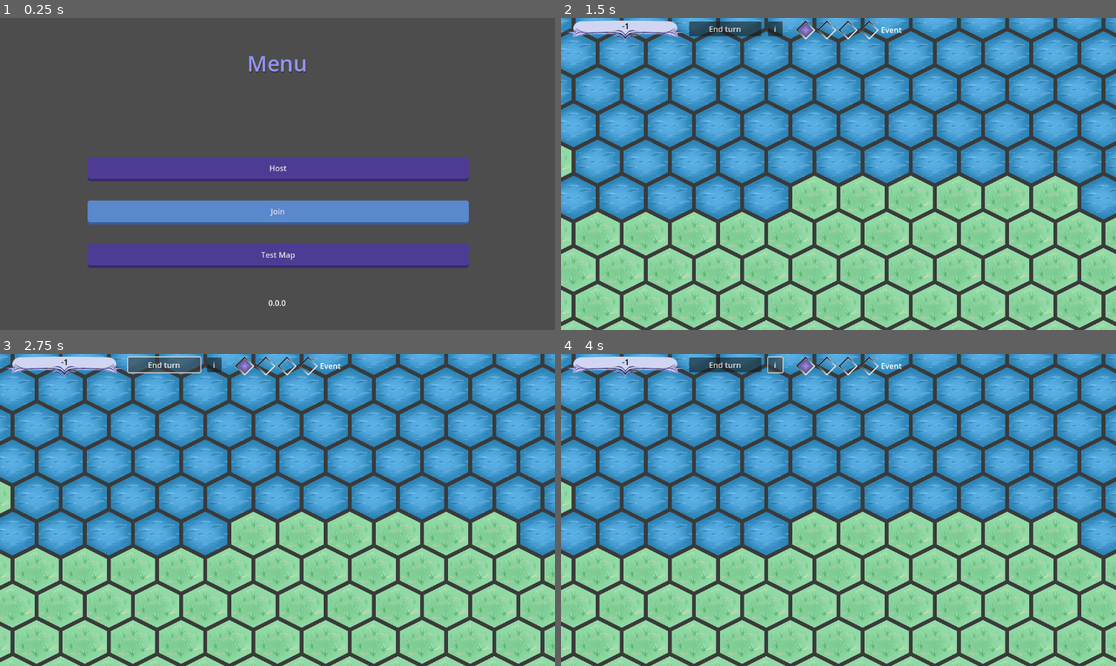
Above: before the commit, frames 1-4 (two rows, left to right).
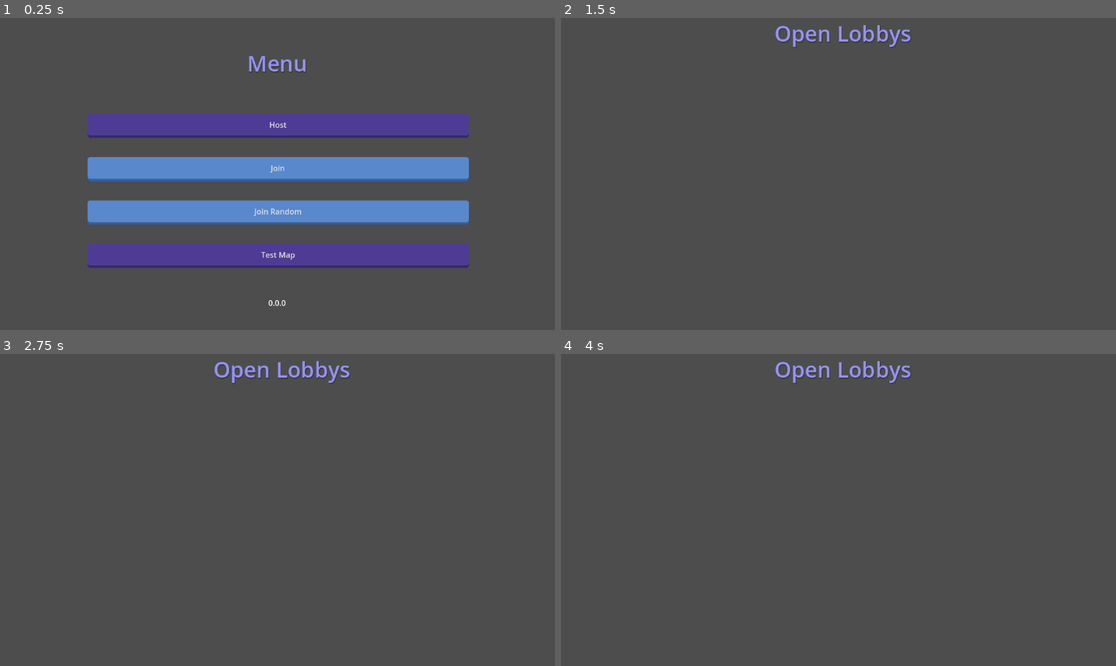
Above: after the commit, the same moments.

Repository: DragonCat4012/Shyv_Game
Game: Godot game, scene res://Scenes/menu.tscn
Same seed, same stepped clock (60 frames per second), same inputs: the game is played once before the commit and once after it.
Inputs (mouse positions are in pixels of both pictures, inside the frame that each line leads up to):
- Up to frame 1 (0.25 s): no input
- Up to frame 2 (1.5 s): click "Join" at 0.5 s; click (838, 255) at 1.25 s, where only the run before the commit has a clickable "Test Map"
- Up to frame 3 (2.75 s): click (166, 363) at 2 s, where only the run before the commit has a clickable "End turn"
- Up to frame 4 (4 s): click (777, 363) at 2.75 s, where only the run before the commit has a clickable "i"; click (777, 363) at 3.5 s, where only the run before the commit has a clickable "i"

The runs differ from the first frame. In frame 1, 11% of the frame differs, in the area x 15-85%, y 30-64%; in frame 2, 84%, in the area x 0-100%, y 0-100%; in frame 3, 84%; in frame 4, 84%.

Commit message:
tood: connect to server on start then connect to lobbys seperatly to fix viewing open lobbys

Diff:
--- a/GamManager.gd
+++ b/GamManager.gd
@@ -102,16 +102,28 @@
 @rpc("any_peer", "reliable")
 func on_random_lobby_joined(lobby):
 	pass
+
 @rpc("authority", "reliable")
 func lobby_found(lobbyID):
 	lobbyCode = lobbyID
 
+@rpc("any_peer", "reliable")
+func request_lobbys():
+	pass
+
 # Sync RPCs
+func _request_lobbies():
+	rpc_id(1, "request_lobbys")
+
 @rpc("authority", "reliable")
 func sync_players_in_lobby(players):
 	print("Synced Players: ", players)
 	connected_peer_ids.assign(players)
 
+@rpc("authority", "reliable")
+func open_lobbys(lobbys):
+	EventSystem.FOUND_OPEN_LOBBYS.emit(lobbys)
+	print("found lobbys: ", lobbys)
 # MARK: RPc
 #@rpc
 func _on_peer_disconnect(peerID):
--- a/Global/EventSystem.gd
+++ b/Global/EventSystem.gd
@@ -2,6 +2,7 @@
 
 # Lobby
 signal CONNECTED_SUCCESSFULL
+signal FOUND_OPEN_LOBBYS(lobbys)
 
 # Host
 signal PHASE_UPDATED(phase)
--- a/Global/SceneManager.gd
+++ b/Global/SceneManager.gd
@@ -3,6 +3,7 @@
 const MENUSCENE = "res://Scenes/menu.tscn"
 const HOSTSCENE = "res://Scenes/Lobby/hostView.tscn"
 const PEERSCENE = "res://Scenes/Lobby/PeerView.tscn"
+const OPENGAMESSELECTION = "res://Scenes/Lobby/OpenLobbys.tscn"
 
 const GAMESCENE = "res://Scenes/Game/map.tscn"
 const HOSTGAMESCENE = "res://Scenes/Game/HostGameView.tscn"
--- /dev/null
+++ b/Scenes/Lobby/OpenLobbys.gd
@@ -0,0 +1,27 @@
+extends Node2D
+
+@onready var h_box_container = $VBoxContainer/HBoxContainer
+@onready var button = $VBoxContainer/HBoxContainer/Button
+@onready var label = $VBoxContainer/HBoxContainer/Label
+
+@onready var v_box_container = $VBoxContainer
+
+var lobbys = []
+
+func _ready():
+	EventSystem.FOUND_OPEN_LOBBYS.connect(_updated_lobbys)
+	_updated_lobbys(lobbys)
+
+func _updated_lobbys(newLobbies):
+	lobbys = newLobbies
+
+	for i in lobbys:
+		var box = h_box_container.duplicate()
+		box.visible = true
+		var button = button.duplicate()
+		button.connect("pressed", _on_join_pressed(i))
+		var label = label.duplicate()
+		label.text = i
+
+func _on_join_pressed(lobby):
+	print("wanna jaoin? ", lobby)
--- /dev/null
+++ b/Scenes/Lobby/OpenLobbys.tscn
@@ -0,0 +1,33 @@
+[gd_scene load_steps=3 format=3 uid="uid://hyrtroy65eop"]
+
+[ext_resource type="Theme" uid="uid://41ggext22ekn" path="res://Graphics/Themes/primaryTheme.tres" id="1_cc2dg"]
+[ext_resource type="Script" path="res://Scenes/Lobby/OpenLobbys.gd" id="1_su3ep"]
+
+[node name="OpenLobbys" type="Node2D"]
+script = ExtResource("1_su3ep")
+
+[node name="VBoxContainer" type="VBoxContainer" parent="."]
+offset_left = 402.0
+offset_top = 107.0
+offset_right = 789.0
+offset_bottom = 506.0
+
+[node name="HBoxContainer" type="HBoxContainer" parent="VBoxContainer"]
+visible = false
+layout_mode = 2
+
+[node name="Button" type="Button" parent="VBoxContainer/HBoxContainer"]
+custom_minimum_size = Vector2(100, 30)
+layout_mode = 2
+text = "Join"
+
+[node name="Label" type="Label" parent="VBoxContainer/HBoxContainer"]
+layout_mode = 2
+text = "xxx"
+
+[node name="Label" type="Label" parent="."]
+offset_left = 443.0
+offset_right = 726.0
+offset_bottom = 63.0
+theme = ExtResource("1_cc2dg")
+text = "Open Lobbys"
--- a/Scenes/Lobby/hostView.gd
+++ b/Scenes/Lobby/hostView.gd
@@ -17,6 +17,7 @@
 	for id in GamManager.connected_peer_ids:
 		var e = player_rect.duplicate()
 		e.text = str(id)
+		e.add_theme_color_override("font_color", Color.WHITE)
 
 		if id in GamManager.ready_peer_ids:
 			var player_nation: NationModel = GamManager.nationMapping[str(id)]
--- a/Scenes/menu.gd
+++ b/Scenes/menu.gd
@@ -9,8 +9,12 @@
 	version_label.text = version
 	EventSystem.CONNECTED_SUCCESSFULL.connect(_change_to_peer_view)
 
+func _on_join_button_pressed():
+	GamManager._on_join_pressed()
+	GamManager._request_lobbies()
+	get_tree().change_scene_to_file(SceneManager.OPENGAMESSELECTION)
 
-func _on_join_button_pressed():
+func _on_join_random_button_pressed():
 	GamManager._on_join_pressed()
 
 func _on_host_button_pressed():
@@ -19,6 +23,7 @@
 
 func _on_test_pressed():
 	get_tree().change_scene_to_file(SceneManager.GAMESCENE)
+
 #Scenes
 func _change_to_peer_view():
 	get_tree().change_scene_to_file(SceneManager.PEERSCENE)
--- a/Scenes/menu.tscn
+++ b/Scenes/menu.tscn
@@ -9,7 +9,7 @@
 
 [node name="VBoxContainer" type="VBoxContainer" parent="."]
 offset_left = 182.0
-offset_top = 289.0
+offset_top = 199.0
 offset_right = 973.0
 offset_bottom = 519.0
 theme_override_constants/separation = 40
@@ -25,6 +25,12 @@
 layout_mode = 2
 theme = ExtResource("2_11svc")
 text = "Join"
+
+[node name="JoinRandomButton" type="Button" parent="VBoxContainer"]
+custom_minimum_size = Vector2(0, 50)
+layout_mode = 2
+theme = ExtResource("2_11svc")
+text = "Join Random"
 
 [node name="Test" type="Button" parent="VBoxContainer"]
 custom_minimum_size = Vector2(0, 50)
@@ -51,4 +57,5 @@
 
 [connection signal="pressed" from="VBoxContainer/HostButton" to="." method="_on_host_button_pressed"]
 [connection signal="pressed" from="VBoxContainer/JoinButton" to="." method="_on_join_button_pressed"]
+[connection signal="pressed" from="VBoxContainer/JoinRandomButton" to="." method="_on_join_random_button_pressed"]
 [connection signal="pressed" from="VBoxContainer/Test" to="." method="_on_test_pressed"]
